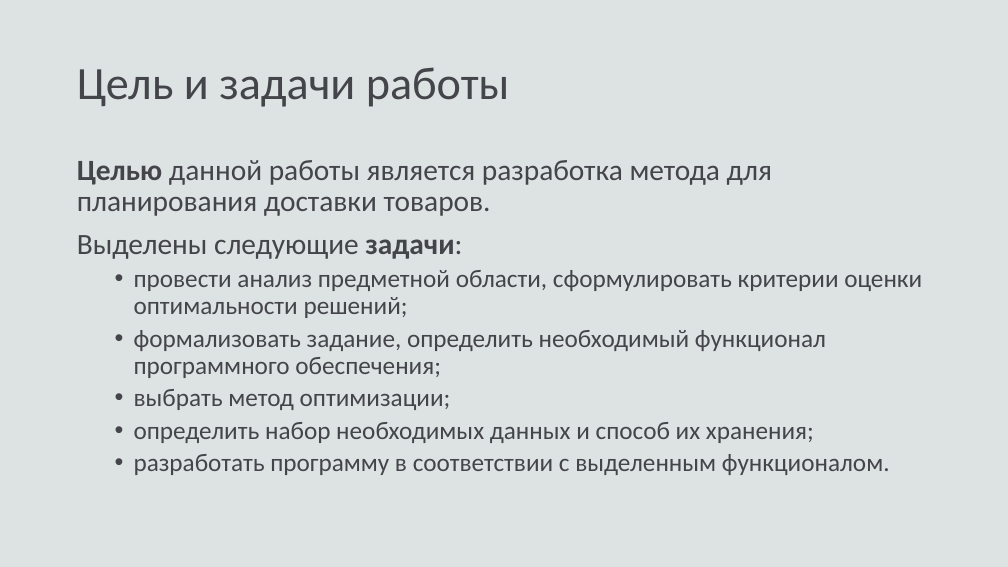
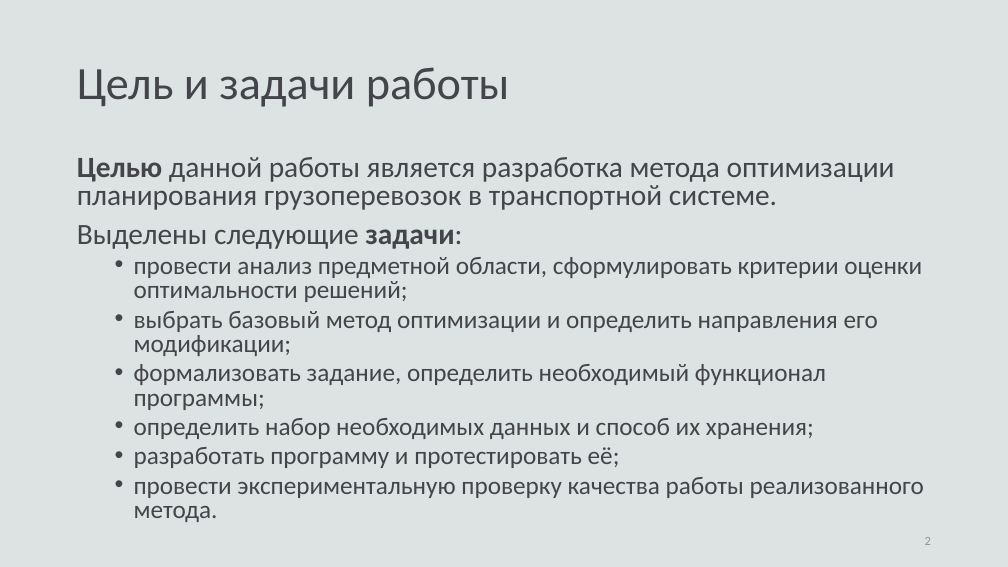
Before and after one commit to fairay/BachelorDiploma, a slide deck: slide 2 of presentation.pptx. Drawn at 1008x567 pixels with LibreOffice and Linux fonts; fonts in the diff are those of the drawing. Boxes give left, top, right and bottom in pixels: in the first picture for what was removed or moved away, otherwise in the second. Text is boxed around its words. In the diff, an @@ line names an element or a change of style, - is before the commit and + after.

Commit message:
Add: presentation

```diff
--- a/presentation.pptx
+++ b/presentation.pptx
@@ text at (x1=77, y1=157, x2=895, y2=210): text changed @@
-Целью данной работы является разработка метода для планирования доставки товаров.
+Целью данной работы является разработка метода оптимизации планирования грузоперевозок в транспортной системе.
@@ text at (x1=77, y1=225, x2=922, y2=439): line spacing 0.9 to 0.8 @@
@@ text at (x1=134, y1=311, x2=878, y2=410): text changed @@
-  • формализовать задание, определить необходимый функционал программного обеспечения;
-  • выбрать метод оптимизации;
+  • выбрать базовый метод оптимизации и определить направления его модификации;
+  • формализовать задание, определить необходимый функционал программы;
@@ text at (x1=134, y1=447, x2=924, y2=522): text changed @@
-  • разработать программу в соответствии с выделенным функционалом.
+  • разработать программу и протестировать её;
+  • провести экспериментальную проверку качества работы реализованного метода.
@@ page number added at (x1=925, y1=537, x2=931, y2=545), 12 pt, text #949496 @@
+2
```
Also in this commit, not shown: 2 other slides changed, 14 slides added, 6 slides removed, 31 other files.
